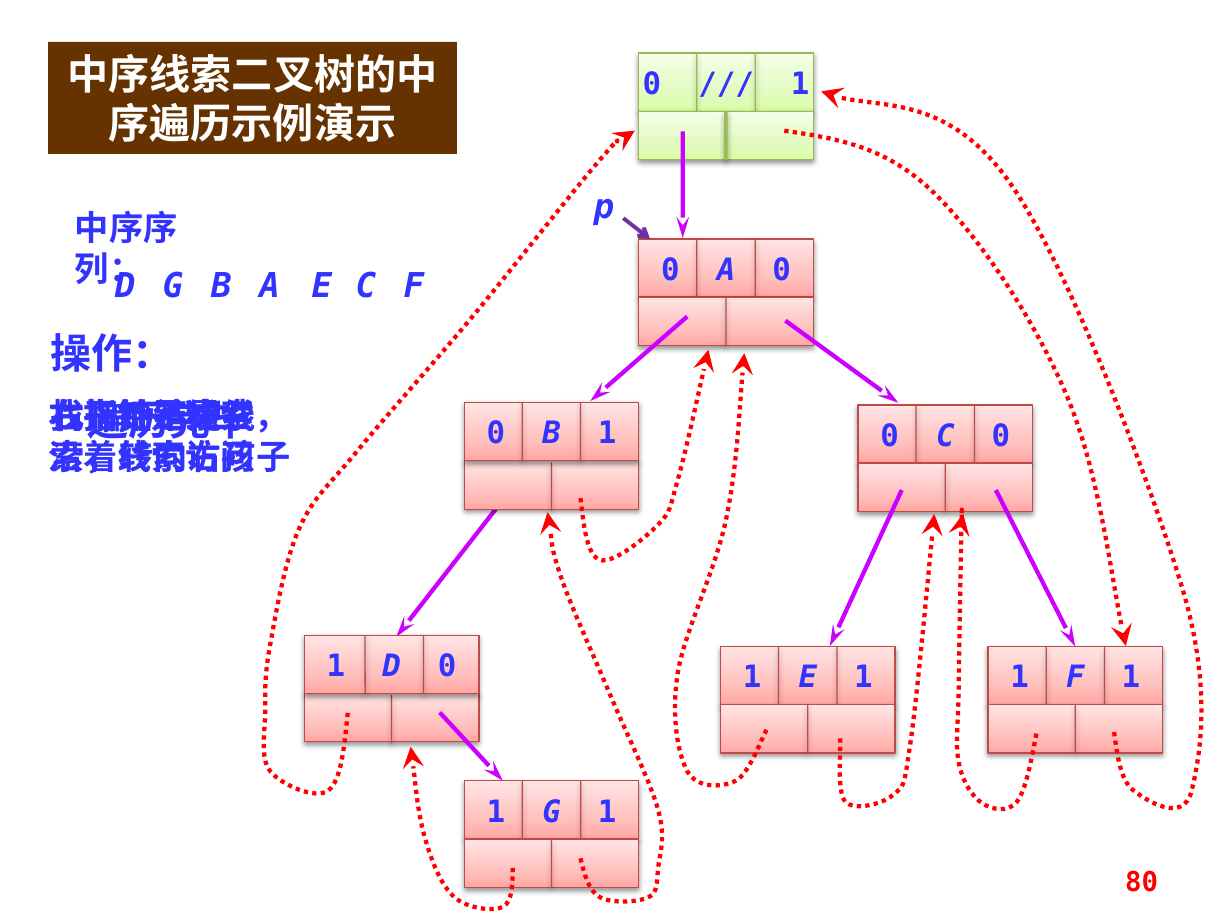
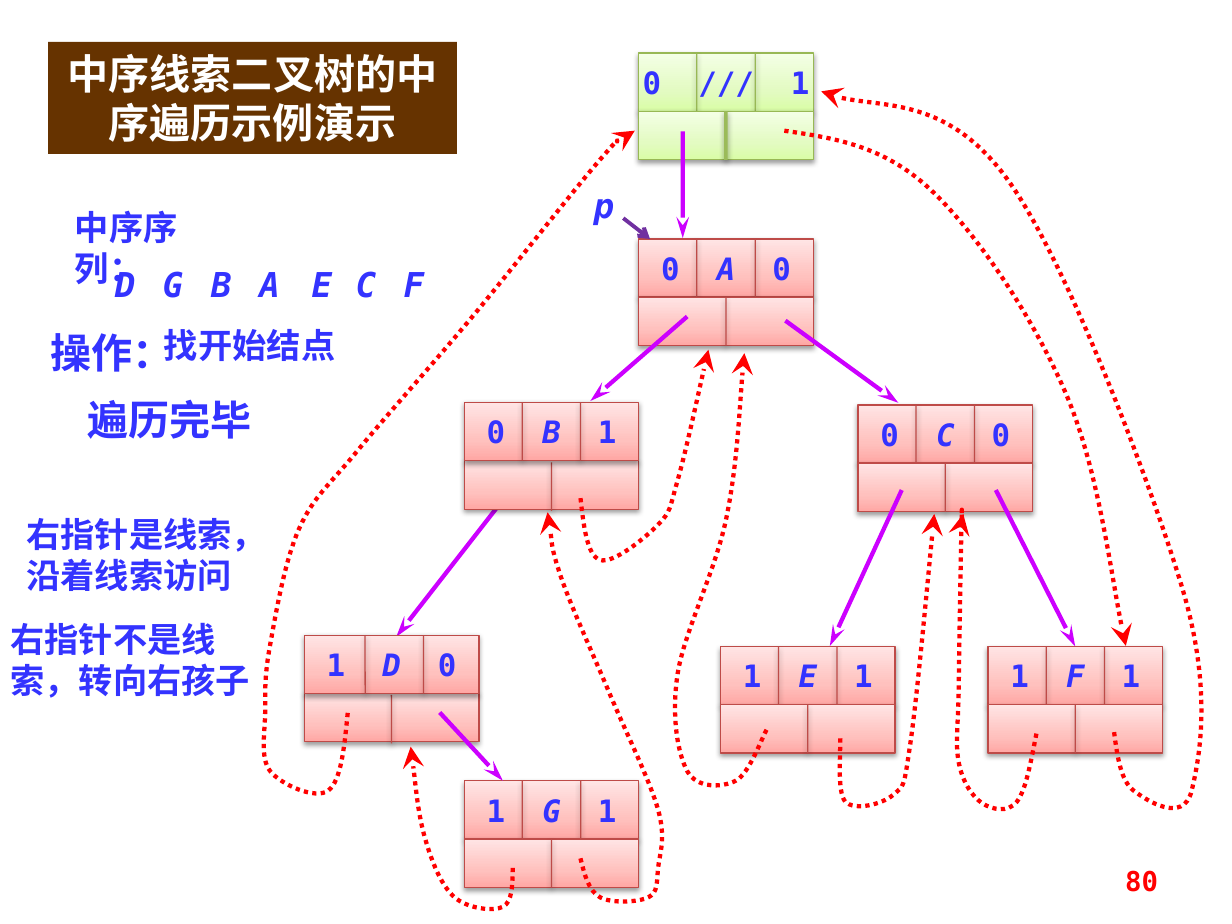
Before and after one commit to asandstar/ds_24fall, a slide deck: slide 80 of 数据结构_第8课_树B.pptx. Drawn at 1232x924 pixels with LibreOffice and Linux fonts; fonts in the diff are those of the drawing. Boxes give left, top, right and bottom in pixels: in the first picture for what was removed or moved away, otherwise in the second. Text is boxed around its words. In the diff, an @@ line names an element or a change of style, - is before the commit and + after.

```diff
--- a/数据结构_第8课_树B.pptx
+++ b/数据结构_第8课_树B.pptx
@@ text "找开始结点" rewrapped from bbox=[51, 394, 222, 438] to bbox=[164, 329, 335, 361] @@
@@ text "右指针是线索，沿着线索访问" rewrapped from bbox=[49, 394, 289, 479] to bbox=[26, 517, 266, 591] @@
@@ text "右指针不是线索，转向右孩子" rewrapped from bbox=[51, 394, 291, 479] to bbox=[10, 622, 250, 698] @@
```
Also in this commit, not shown: 1 other slide changed, 10 other files.
